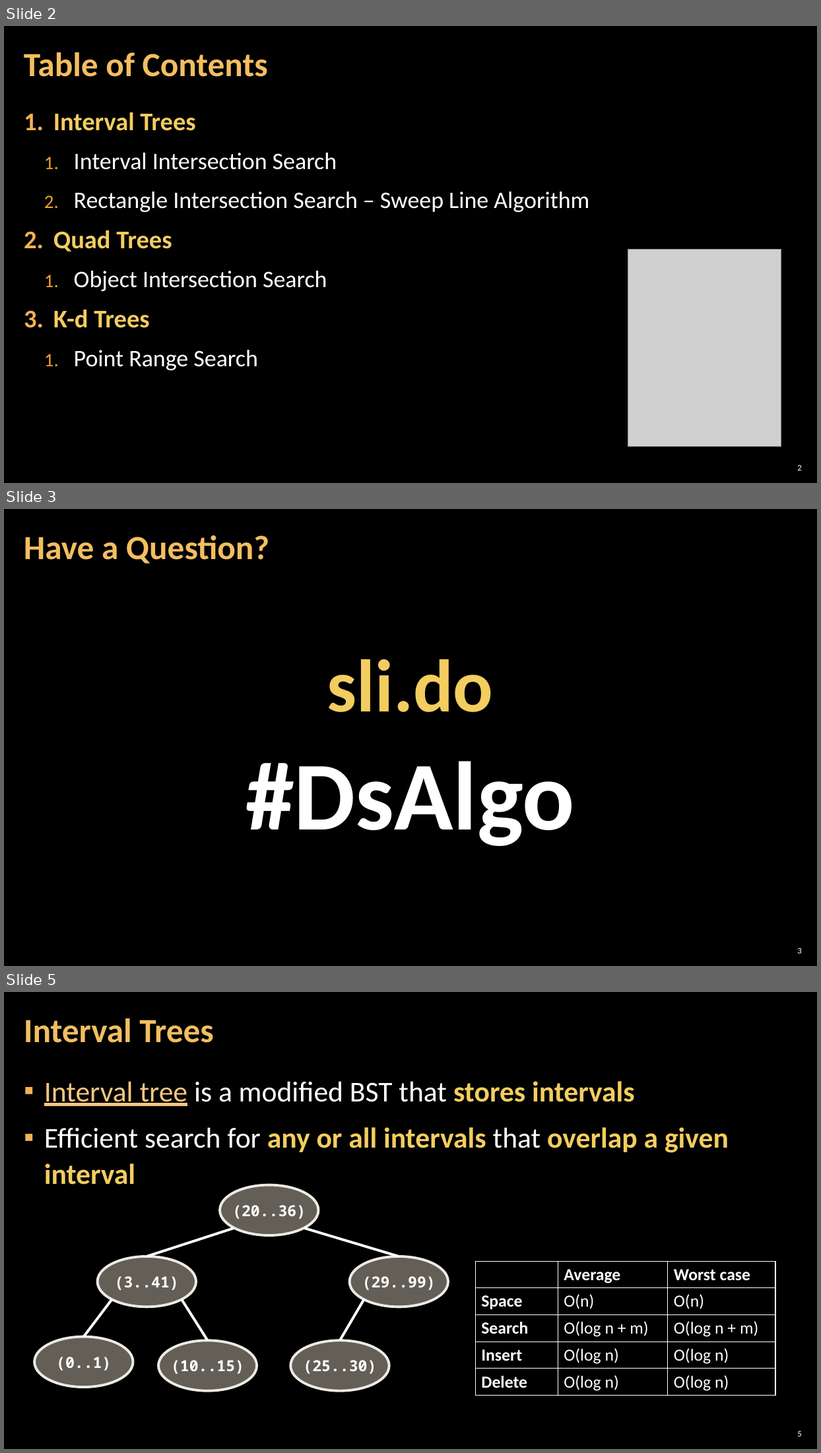
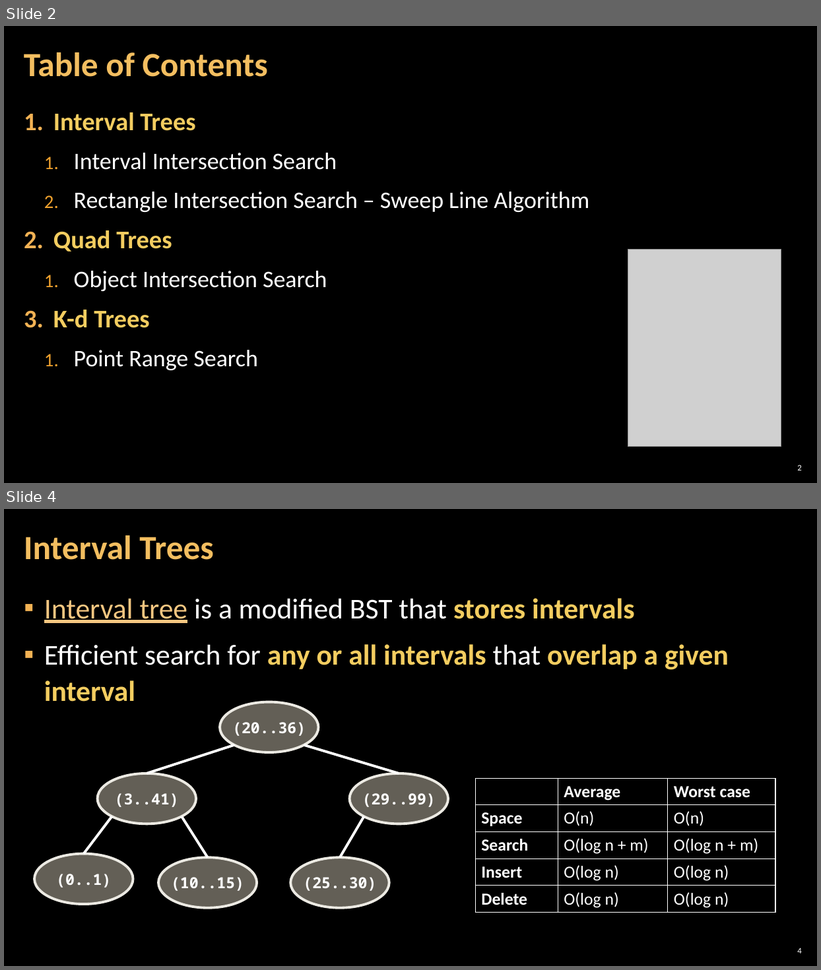
Before and after one commit to astambi/Data-Structures, a slide deck: 00-Resources/09. Data-Structures-Kd-Trees-Interval-Trees.pptx. Shown one above the other, each under a label of ours: slides 2, 3 and 5 before the commit, slides 2 and 4 after it; the slides between them are not shown. The pictures are 821x1453 and 821x970 pixels, drawn with LibreOffice and Linux fonts; fonts in the diff are those of the drawing; grey boxes stand for pictures; background and template pictures are left out. Boxes give left, top, right and bottom in pixels: in the first picture for what was removed or moved away, otherwise in the second. Text is boxed around its words. In the diff, an @@ line names an element or a change of style, - is before the commit and + after.

```diff
--- a/00-Resources/09. Data-Structures-Kd-Trees-Interval-Trees.pptx
+++ b/00-Resources/09. Data-Structures-Kd-Trees-Interval-Trees.pptx
@@ slide 3 removed at (4,509,817,966), background picture (left out) @@
@@ title removed at (24,535,269,564) @@
-Have a Question?
@@ text removed at (246,659,575,846) @@
-sli.do
-#DsAlgo
@@ page number removed at (797,948,801,954) @@
-3
@@ what was slide 5 is now slide 4 @@
@@ page number at (797,948,801,954): text changed @@
-5
+4
```
Also in this commit, not shown: 1 slide changed, 1 other slide removed, 2 other files.
